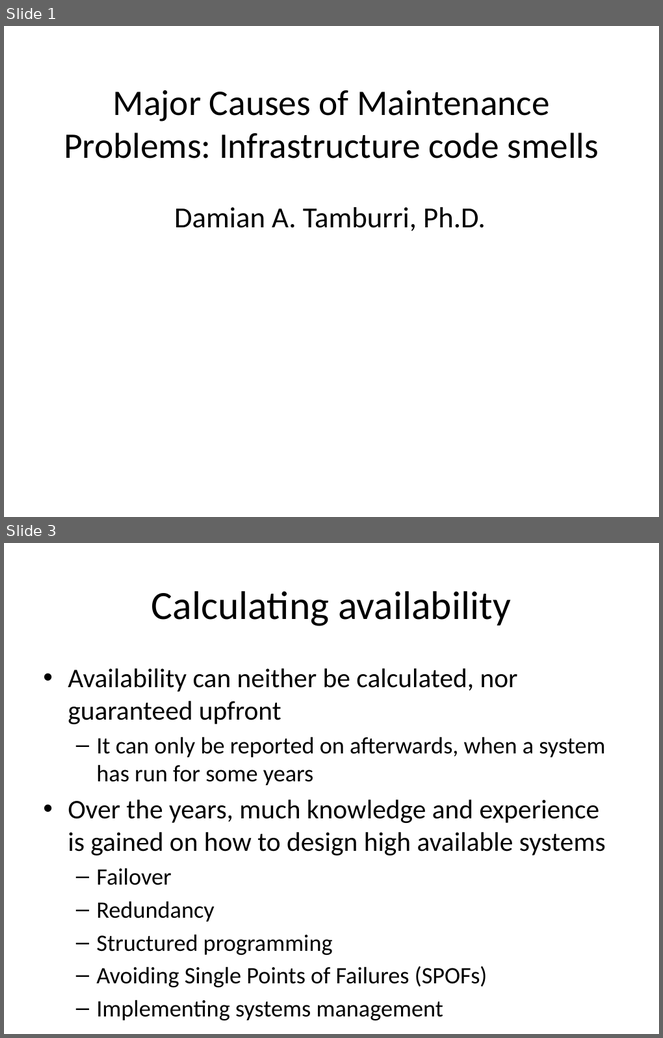
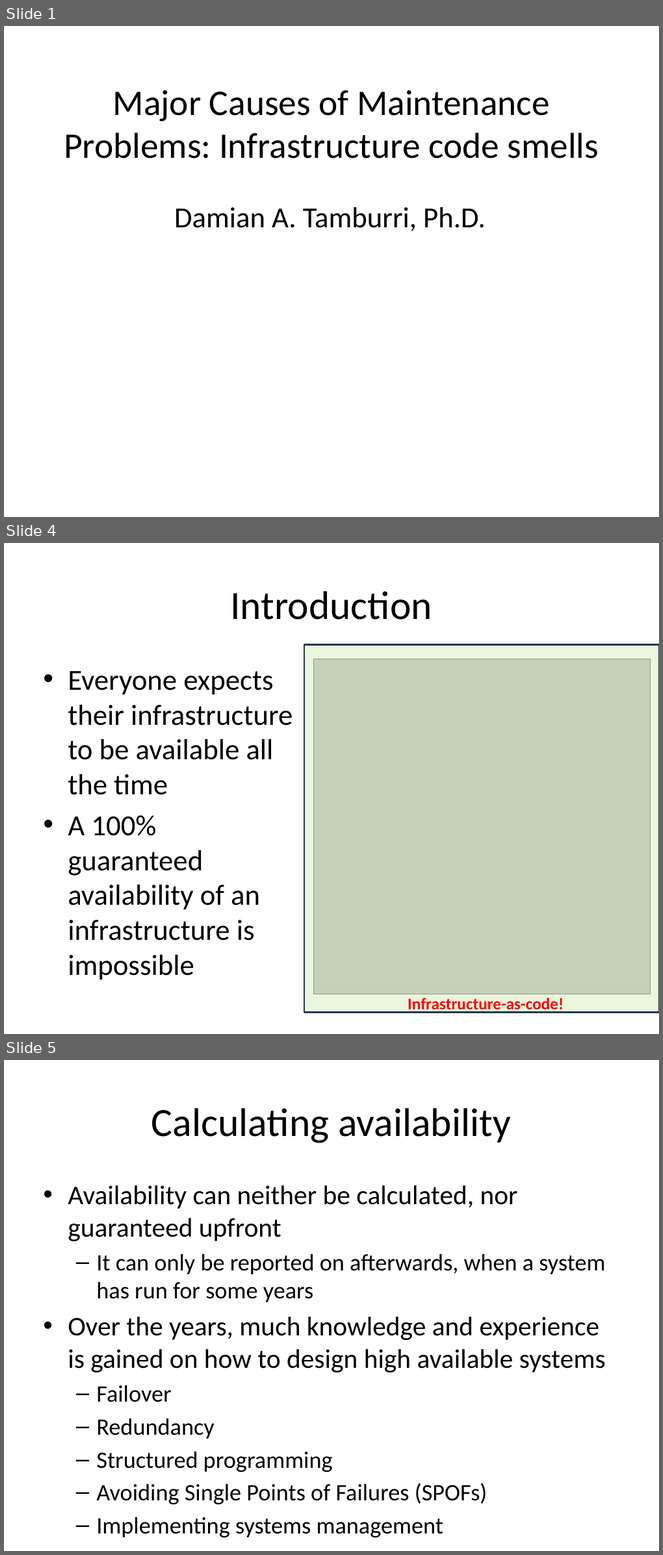
Before and after one commit to SannioEvolution/Material, a slide deck: 18 - Major Causes of Maintenance Problems- Infrastructure code smells.pptx. Shown one above the other, each under a label of ours: slides 1 and 3 before the commit, slides 1, 4 and 5 after it; the slides between them are not shown. The pictures are 663x1038 and 663x1555 pixels, drawn with LibreOffice and Linux fonts; fonts in the diff are those of the drawing; grey boxes stand for pictures. Boxes give left, top, right and bottom in pixels: in the first picture for what was removed or moved away, otherwise in the second. Text is boxed around its words. In the diff, an @@ line names an element or a change of style, - is before the commit and + after.

```diff
--- a/18 - Major Causes of Maintenance Problems- Infrastructure code smells.pptx
+++ b/18 - Major Causes of Maintenance Problems- Infrastructure code smells.pptx
@@ slide 4 added at [4, 543, 659, 1034], background #FFFFFF @@
@@ title added at [230, 591, 432, 620], 44 pt, text #000000 @@
+Introduction
@@ rectangle added at [304, 644, 659, 1013], fill #92D050 at 19% opacity, outline #233953 2 pt @@
@@ picture added at [313, 659, 650, 995] @@
@@ text added at [68, 671, 293, 980], 32 pt, text #000000 @@
+• Everyone expects their infrastructure to be available all the time
+• A 100% guaranteed availability of an infrastructure is impossible
@@ text added at [408, 998, 564, 1014], 18 pt, text #FF0000, bold @@
+Infrastructure-as-code!
@@ what was slide 3 is now slide 5 @@
```
Also in this commit, not shown: 7 slides changed, 3 other slides added, 2 slides removed.
